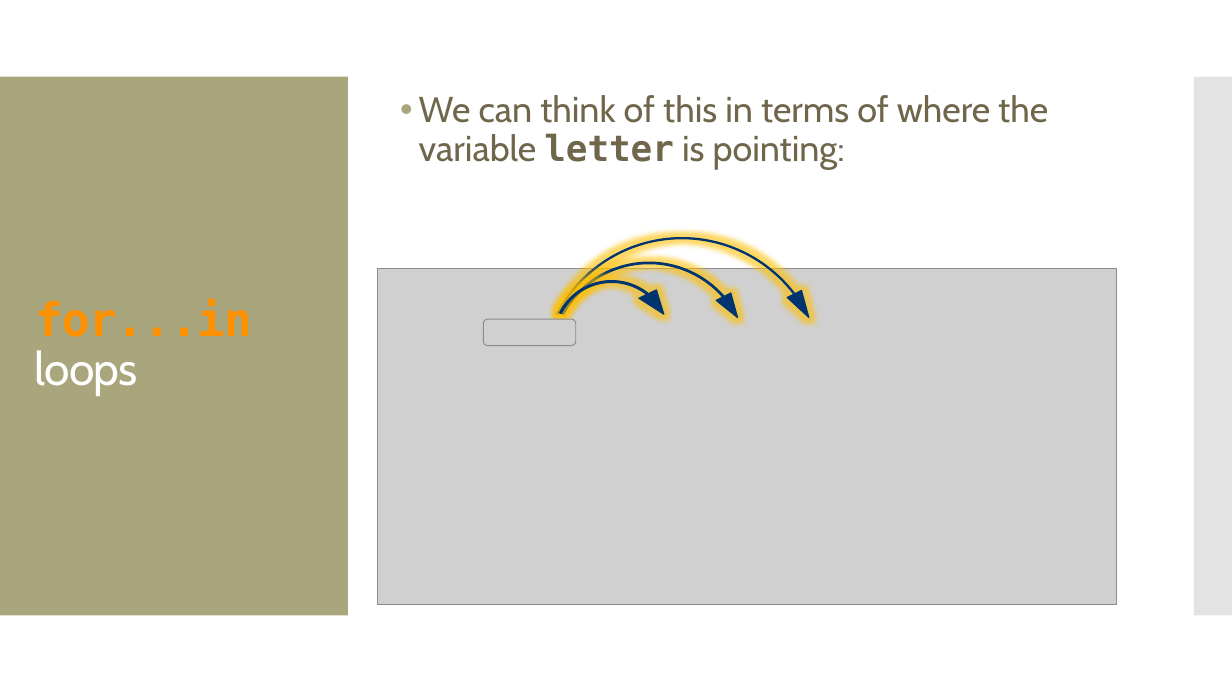
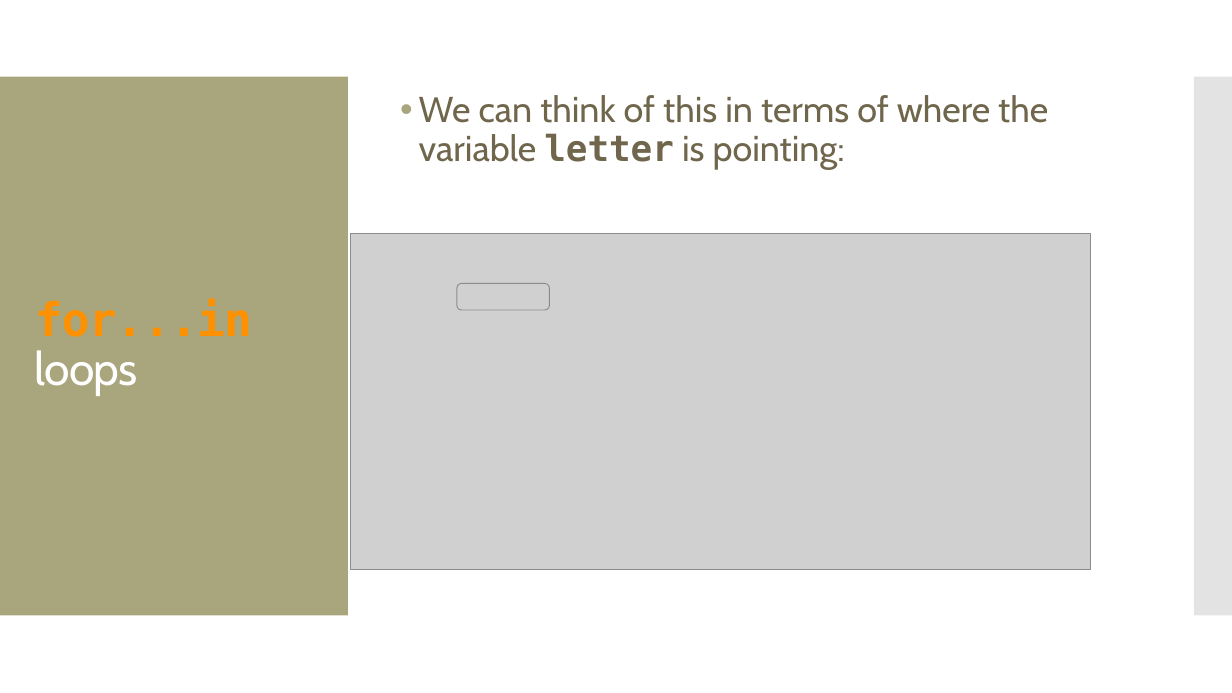
Before and after one commit to amosca01/CAIS117-S24, a slide deck: slide 16 of slides/17-for-loops.pptx (slide 6 before the commit). Drawn at 1232x693 pixels with LibreOffice and Linux fonts; fonts in the diff are those of the drawing; grey boxes stand for pictures. Boxes give left, top, right and bottom in pixels: in the first picture for what was removed or moved away, otherwise in the second. Text is boxed around its words. In the diff, an @@ line names an element or a change of style, - is before the commit and + after.

```diff
--- a/slides/17-for-loops.pptx
+++ b/slides/17-for-loops.pptx
@@ circular arrow removed at (484, 180, 882, 578) @@
@@ picture: place and size @@
-picture at (377, 269, 1116, 605)
+picture at (351, 233, 1091, 569)
@@ circular arrow removed at (503, 215, 796, 508) @@
@@ circular arrow removed at (517, 244, 707, 434) @@
@@ picture: place and size @@
-picture at (483, 319, 576, 346)
+picture at (457, 284, 550, 311)
```
Also in this commit, not shown: 6 other slides changed, 17 slides added, 5 slides removed, 15 other files.
